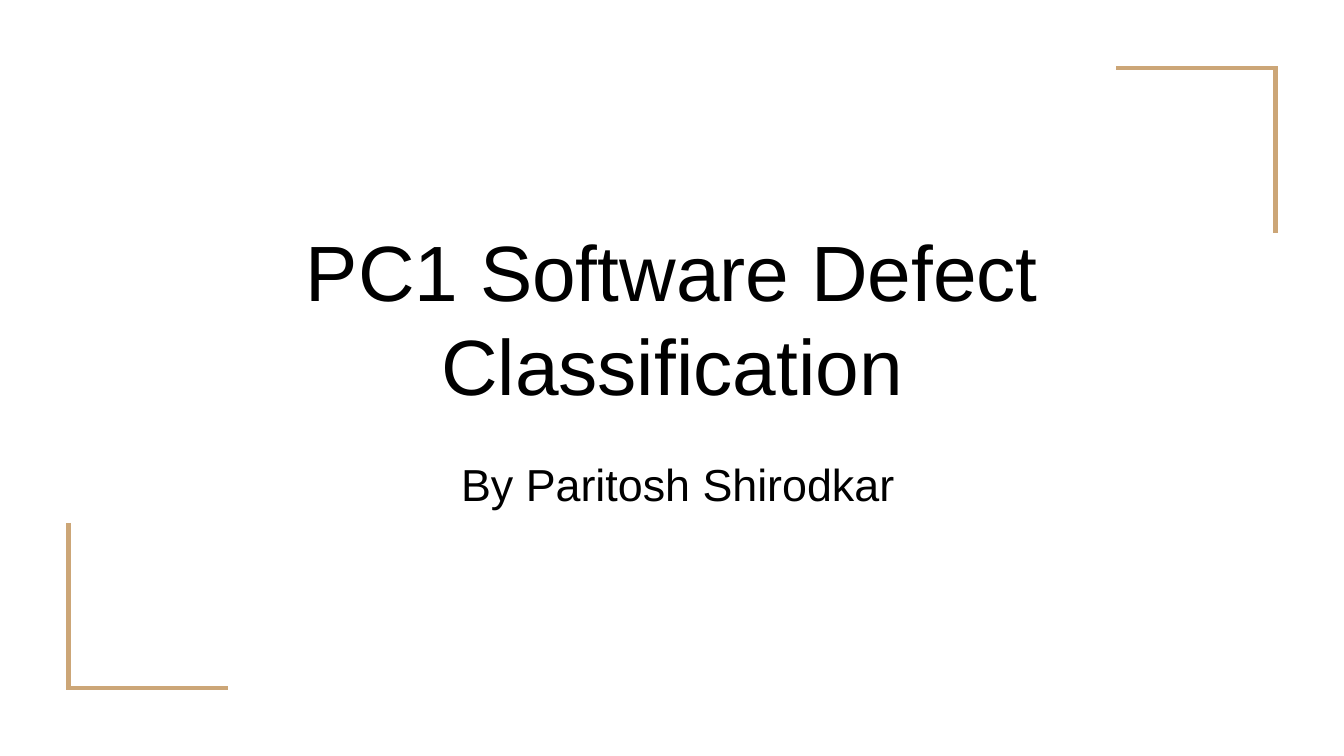
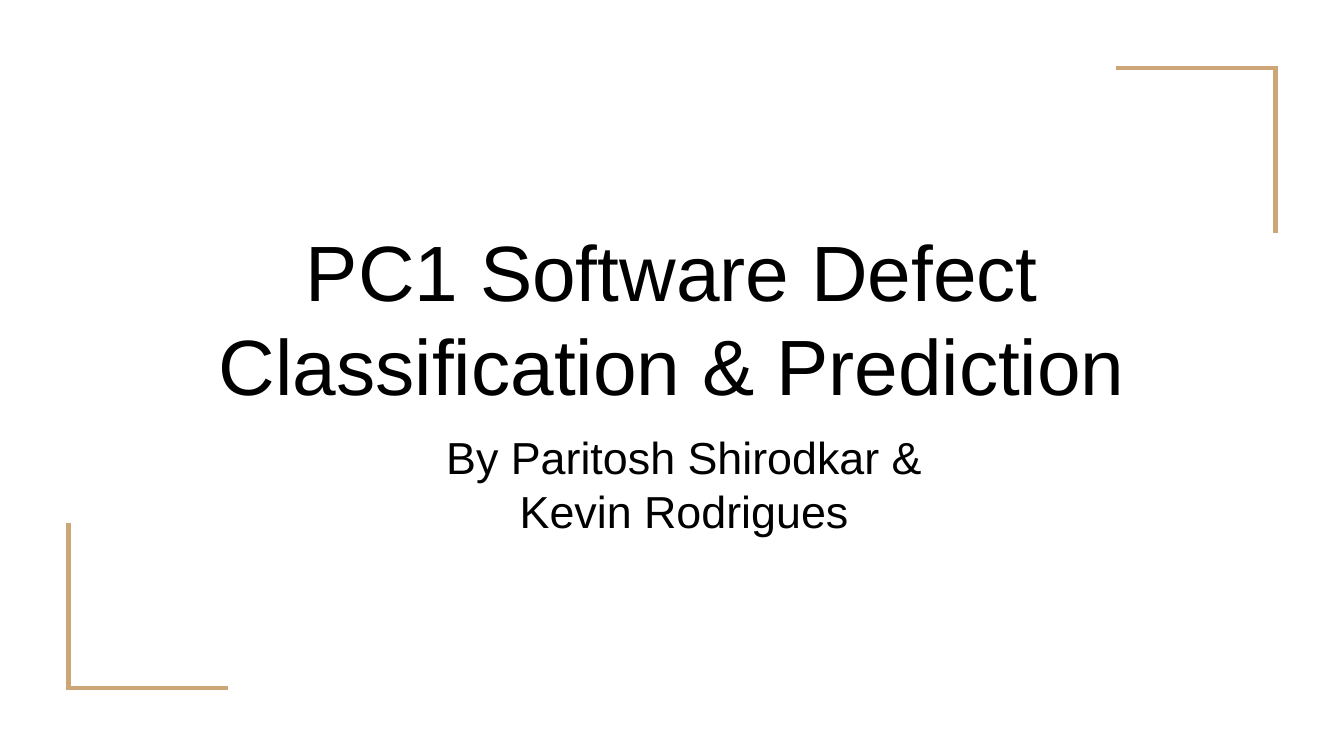
Before and after one commit to paritoshshirodkar/PC1-Software-Defect-Classification-and-Prediction, a slide deck: slide 1 of Data_Mining_Presentation.pptx. Drawn at 1344x756 pixels with LibreOffice and Linux fonts; fonts in the diff are those of the drawing. Boxes give left, top, right and bottom in pixels: in the first picture for what was removed or moved away, otherwise in the second. Text is boxed around its words. In the diff, an @@ line names an element or a change of style, - is before the commit and + after.

Commit message:
Updated presentation

```diff
--- a/Data_Mining_Presentation.pptx
+++ b/Data_Mining_Presentation.pptx
@@ title at <box>219,244,1124,396</box>: text changed @@
-PC1 Software Defect Classification
+PC1 Software Defect Classification & Prediction
@@ text at <box>446,441,880,537</box>: text changed @@
-By Paritosh Shirodkar
+By Paritosh Shirodkar &
+Kevin Rodrigues
```
